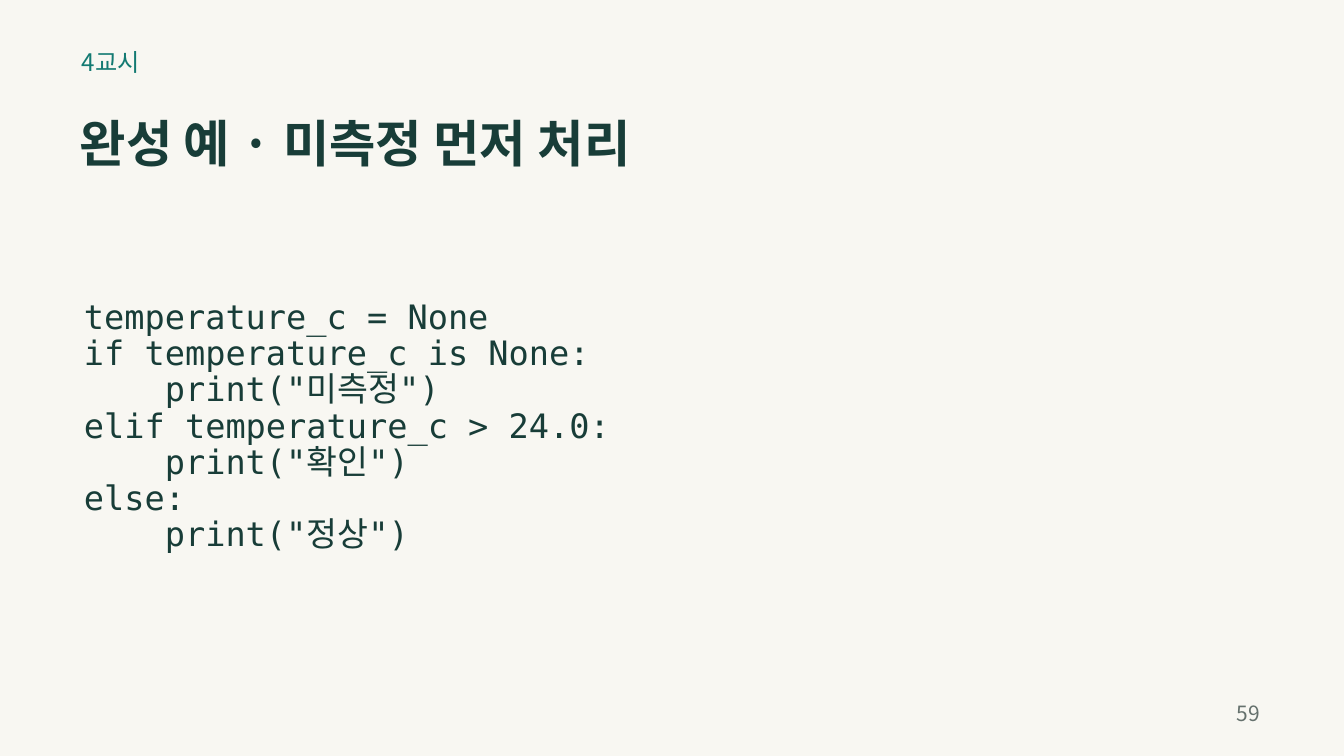
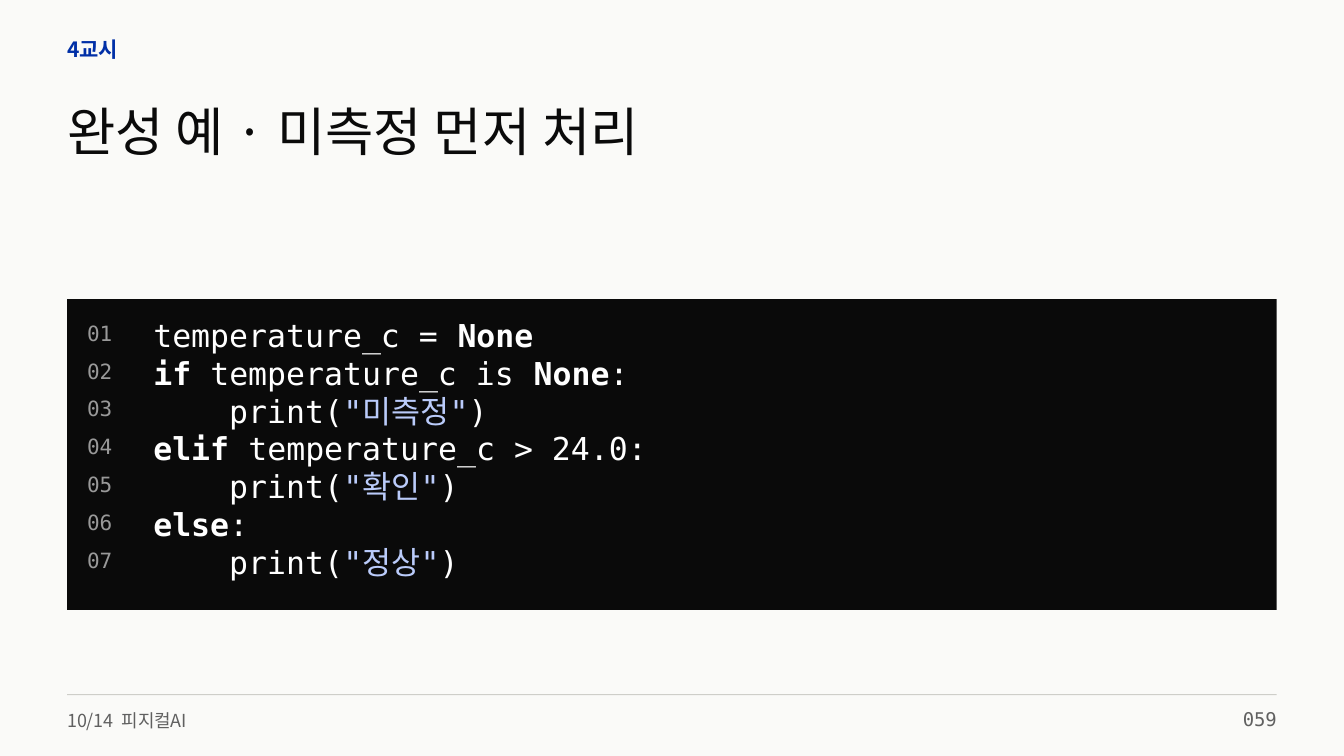
Before and after one commit to zeusk302-png/kdigital-physical-ai, a slide deck: slide 59 of downloads/2026-10-14/readable-slides.pptx. Drawn at 1344x756 pixels with LibreOffice and Linux fonts; fonts in the diff are those of the drawing. Boxes give left, top, right and bottom in pixels: in the first picture for what was removed or moved away, otherwise in the second. Text is boxed around its words. In the diff, an @@ line names an element or a change of style, - is before the commit and + after.

```diff
--- a/downloads/2026-10-14/readable-slides.pptx
+++ b/downloads/2026-10-14/readable-slides.pptx
@@ background #F8F7F2 to #FAFAF8 @@
@@ text "4교시": place and size @@
-text "4교시" at [82,51,140,73]
+text "4교시" at [67,39,118,59]
@@ text "4교시" at [67,39,118,59]: size 17.2 to 15 pt, text colour #137A72 to #002FA7, bold on @@
@@ text "완성 예 · 미측정 먼저 ...": place and size @@
-text "완성 예 · 미측정 먼저 ..." at [80,119,631,167]
+text "완성 예 · 미측정 먼저 ..." at [67,107,639,155]
@@ text "완성 예 · 미측정 먼저 ..." at [67,107,639,155]: size 36 to 37.5 pt, text colour #183D38 to #0A0A0A, bold off @@
@@ rectangle added at [68,299,1277,610], fill #0A0A0A @@
@@ text removed at [84,304,610,553] @@
-temperature_c = None
-if temperature_c is None:
-print("미측정")
-elif temperature_c > 24.0:
-print("확인")
-else:
-print("정상")
@@ text added at [87,325,112,341], 15 pt, text #999999 @@
+01
@@ text added at [153,324,534,354], 22.5 pt, text #FFFFFF @@
+temperature_c = None
@@ text added at [153,359,629,392], 22.5 pt, text #FFFFFF @@
+if temperature_c is None:
@@ text added at [87,363,112,379], 15 pt, text #999999 @@
+02
@@ text added at [87,400,112,416], 15 pt, text #999999 @@
+03
@@ text added at [229,397,487,430], 22.5 pt, text #FFFFFF @@
+print("미측정")
@@ text added at [87,438,112,454], 15 pt, text #999999 @@
+04
@@ text added at [153,435,647,468], 22.5 pt, text #FFFFFF @@
+elif temperature_c > 24.0:
@@ text added at [87,476,112,492], 15 pt, text #999999 @@
+05
@@ text added at [229,473,458,505], 22.5 pt, text #FFFFFF @@
+print("확인")
@@ text added at [87,514,112,530], 15 pt, text #999999 @@
+06
@@ text added at [153,512,248,537], 22.5 pt, text #FFFFFF, bold @@
+else:
@@ text added at [87,552,112,568], 15 pt, text #999999 @@
+07
@@ text added at [229,548,458,581], 22.5 pt, text #FFFFFF @@
+print("정상")
@@ text added at [67,712,187,730], 12.8 pt, text #606060 @@
+10/14 피지컬AI
@@ rectangle added at [68,695,1277,696], fill #CECEC9 @@
@@ text removed at [1237,705,1260,721] @@
-59
@@ text added at [1243,712,1277,726], 13.5 pt, text #606060 @@
+059
```
Also in this commit, not shown: 98 other slides changed, 11 other files.
